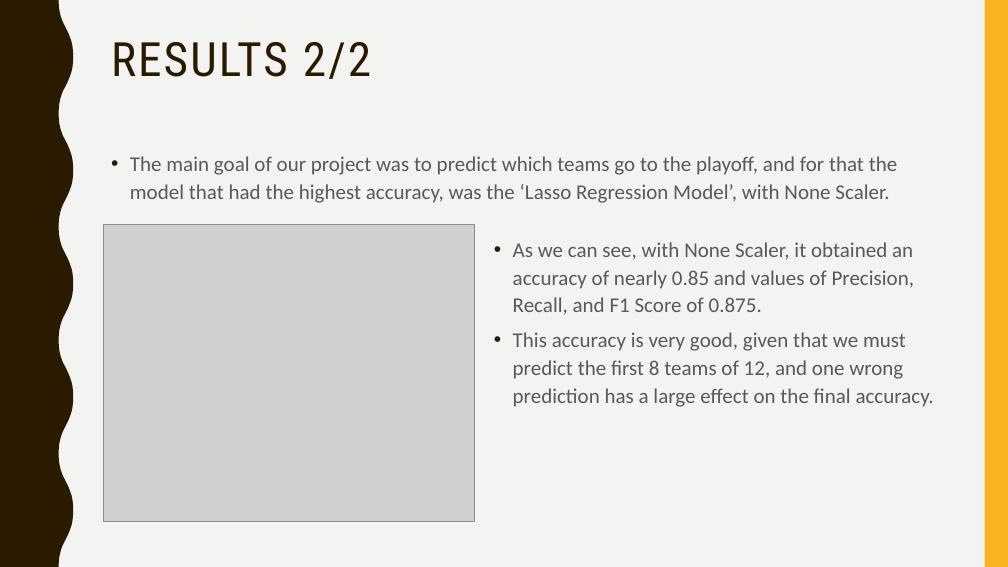
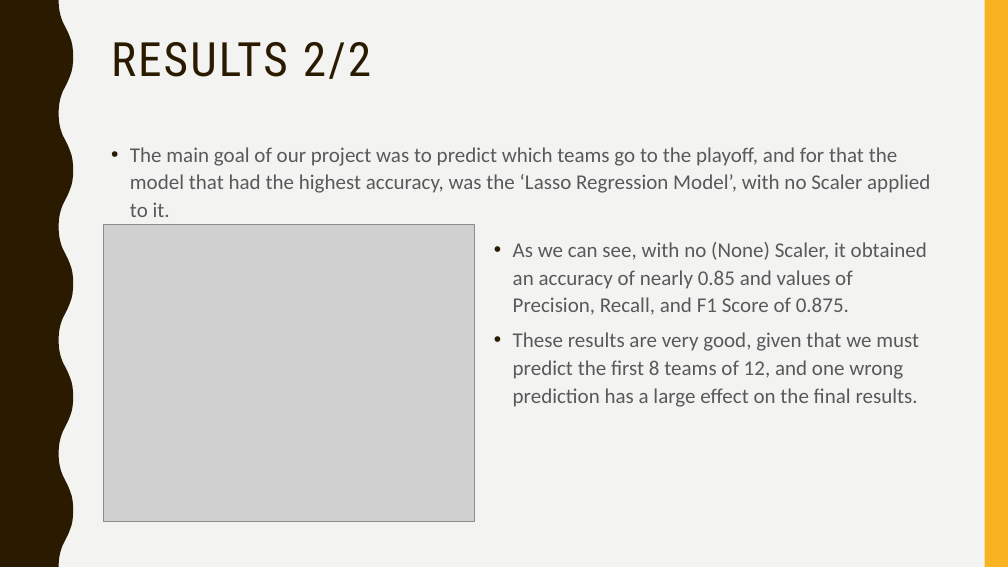
Before and after one commit to afs202005277/AC, a slide deck: slide 12 of ppt projeto.pptx. Drawn at 1008x567 pixels with LibreOffice and Linux fonts; fonts in the diff are those of the drawing; grey boxes stand for pictures. Boxes give left, top, right and bottom in pixels: in the first picture for what was removed or moved away, otherwise in the second. Text is boxed around its words. In the diff, an @@ line names an element or a change of style, - is before the commit and + after.

```diff
--- a/ppt projeto.pptx
+++ b/ppt projeto.pptx
@@ text at [130,147,930,217]: text changed @@
-• The main goal of our project was to predict which teams go to the playoff, and for that the model that had the highest accuracy, was the ‘Lasso Regression Model’, with None Scaler.
+• The main goal of our project was to predict which teams go to the playoff, and for that the model that had the highest accuracy, was the ‘Lasso Regression Model’, with no Scaler applied to it.
@@ text at [513,242,927,407]: text changed @@
-• As we can see, with None Scaler, it obtained an accuracy of nearly 0.85 and values of Precision, Recall, and F1 Score of 0.875.
-• This accuracy is very good, given that we must predict the first 8 teams of 12, and one wrong prediction has a large effect on the final accuracy.
+• As we can see, with no (None) Scaler, it obtained an accuracy of nearly 0.85 and values of Precision, Recall, and F1 Score of 0.875.
+• These results are very good, given that we must predict the first 8 teams of 12, and one wrong prediction has a large effect on the final results.
```
Also in this commit, not shown: 17 other slides changed, 2 other files.
